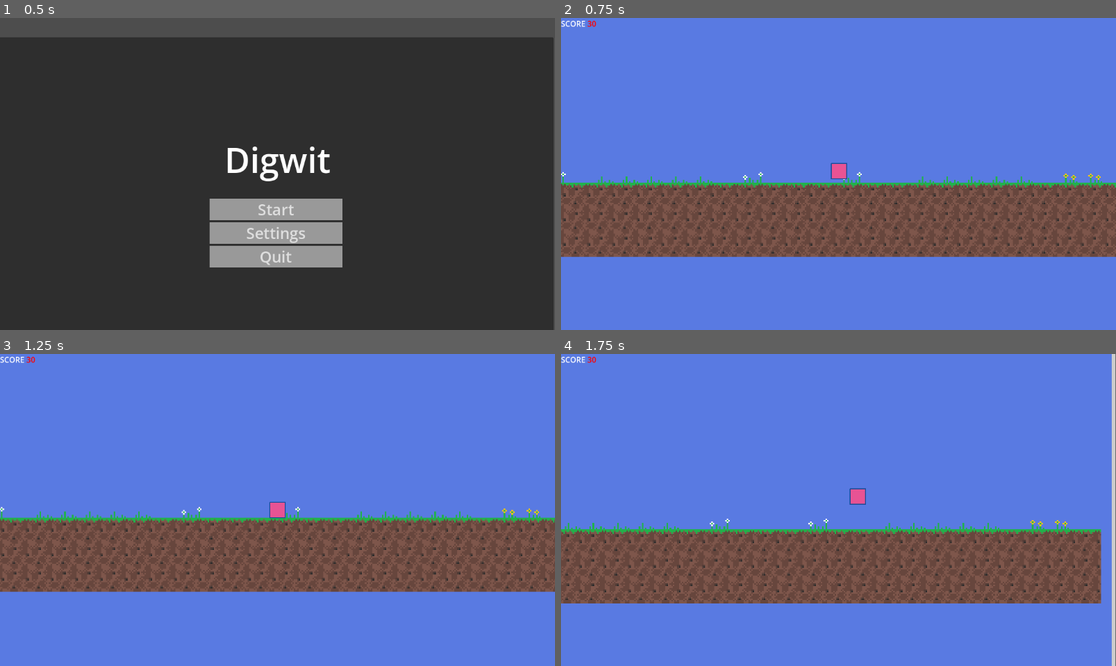
Above: before the commit, frames 1-4 (two rows, left to right).
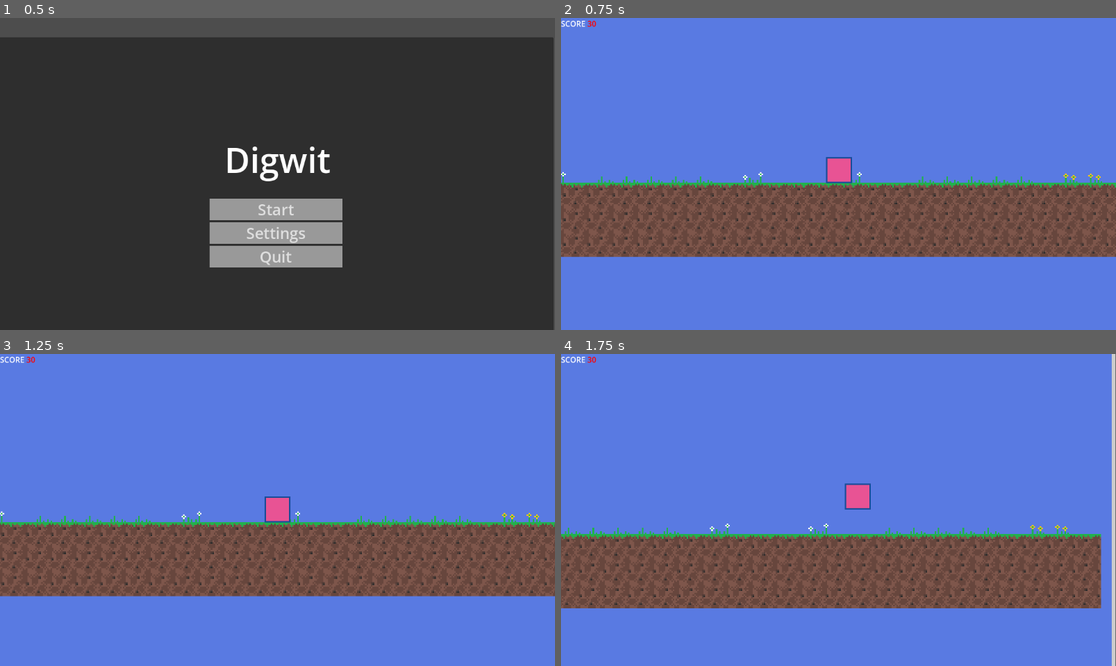
Above: after the commit, the same moments.

Repository: d-v-b/ld58
Game: Godot game, scene res://scenes/main_menu.tscn
The game is run twice, just before and just after one commit, with the same random seed, the same clock (stepped at 60 frames per second) and the same inputs.
Inputs (mouse positions are in pixels of both pictures, inside the frame that each line leads up to):
- Up to frame 1 (0.5 s): no input
- Up to frame 2 (0.75 s): click "Start" at 0.5 s
- Up to frame 3 (1.25 s): no input
- Up to frame 4 (1.75 s): move the mouse to (577, 363) at 1.27 s; hold Right (ui_right) from 1.28 s (still down); tap F (action_mine) at 1.35 s; tap Space (action_jump) at 1.52 s

Frame 1 is identical in both runs. In frame 2, 0.3% of the frame differs, in the area x 47-53%, y 44-54%; in frame 3, 5.9%; in frame 4, 5.9%, in the area x 0-98%, y 41-82%.

Commit message:
Cleanup
player was resizing its collision box
small refactor for block selection

Diff:
--- a/Collector/project.godot
+++ b/Collector/project.godot
@@ -56,6 +56,11 @@
 ]
 }
 
+[layer_names]
+
+2d_physics/layer_1="World"
+2d_physics/layer_10="Boundaries"
+
 [rendering]
 
 textures/canvas_textures/default_texture_filter=0
--- a/Collector/scenes/mining_block.tscn
+++ b/Collector/scenes/mining_block.tscn
@@ -1,10 +1,9 @@
-[gd_scene load_steps=4 format=3 uid="uid://swkim5fvj60i"]
+[gd_scene load_steps=3 format=3 uid="uid://swkim5fvj60i"]
 
-[ext_resource type="Texture2D" uid="uid://b6n2rcl8h75ym" path="res://assets/mining_block.png" id="1_46eo0"]
 [ext_resource type="Script" uid="uid://dtq5gci0j3xnb" path="res://scripts/mining_block.gd" id="1_hy1y5"]
 
 [sub_resource type="RectangleShape2D" id="RectangleShape2D_xy1sk"]
-size = Vector2(60, 60)
+size = Vector2(64, 64)
 
 [node name="MiningBlock" type="RigidBody2D"]
 input_pickable = true
@@ -12,19 +11,19 @@
 max_contacts_reported = 20
 script = ExtResource("1_hy1y5")
 
-[node name="CollisionShape2D" type="CollisionShape2D" parent="."]
-position = Vector2(0, 1)
-shape = SubResource("RectangleShape2D_xy1sk")
-
-[node name="Sprite2D" type="Sprite2D" parent="."]
-texture = ExtResource("1_46eo0")
+[node name="Polygon2D" type="Polygon2D" parent="."]
+color = Color(0.36078432, 0.23921569, 1, 1)
+polygon = PackedVector2Array(-32, 32, 32, 32, 32, -32, -32, -32)
 
 [node name="Overlay" type="Line2D" parent="."]
 visible = false
-points = PackedVector2Array(30, 31, -30, 31, -30, -29, 30, -29)
+points = PackedVector2Array(32, 32, -32, 32, -32, -32, 32, -32)
 closed = true
-width = 2.0
+width = 4.0
 default_color = Color(0.41960785, 0.8901961, 0.63529414, 1)
+
+[node name="CollisionShape2D" type="CollisionShape2D" parent="."]
+shape = SubResource("RectangleShape2D_xy1sk")
 
 [connection signal="destroy" from="." to="." method="_on_destroy"]
 [connection signal="input_event" from="." to="." method="_on_input_event"]
--- /dev/null
+++ b/Collector/scenes/mining_block_selector.tscn
@@ -0,0 +1,6 @@
+[gd_scene load_steps=2 format=3 uid="uid://26fueigt1juq"]
+
+[ext_resource type="Script" uid="uid://chyub5hsxitoj" path="res://scripts/mining_block_selector.gd" id="1_m8c80"]
+
+[node name="MiningBlockSelector" type="Node2D"]
+script = ExtResource("1_m8c80")
--- a/Collector/scenes/player.tscn
+++ b/Collector/scenes/player.tscn
@@ -1,24 +1,29 @@
-[gd_scene load_steps=4 format=3 uid="uid://cgohnh6jevo5g"]
+[gd_scene load_steps=5 format=3 uid="uid://cgohnh6jevo5g"]
 
 [ext_resource type="Script" uid="uid://chmfrm6bvpxm1" path="res://scripts/player.gd" id="1_t5m8q"]
 [ext_resource type="PackedScene" uid="uid://cm5fktnx76hjo" path="res://scenes/mining_direction.tscn" id="2_g2els"]
+[ext_resource type="PackedScene" uid="uid://26fueigt1juq" path="res://scenes/mining_block_selector.tscn" id="3_qhqgy"]
 
 [sub_resource type="RectangleShape2D" id="RectangleShape2D_3vyb7"]
-size = Vector2(44, 44)
+size = Vector2(64, 64)
 
 [node name="Player" type="CharacterBody2D"]
 script = ExtResource("1_t5m8q")
 
+[node name="PlayerVisual" type="Polygon2D" parent="."]
+color = Color(0.91162574, 0.32836854, 0.5839771, 1)
+polygon = PackedVector2Array(-32, -32, 32, -32, 32, 31, -32, 31)
+
+[node name="PlayerBorder" type="Line2D" parent="."]
+points = PackedVector2Array(-32, -32, 32, -32, 32, 32, -32, 32)
+closed = true
+width = 4.0
+default_color = Color(0.1, 0.3, 0.6, 1)
+
 [node name="CollisionShape2D" type="CollisionShape2D" parent="."]
 shape = SubResource("RectangleShape2D_3vyb7")
 
-[node name="PlayerVisual" type="Polygon2D" parent="."]
-color = Color(0.91162574, 0.32836854, 0.5839771, 1)
-polygon = PackedVector2Array(-20, -20, 20, -20, 20, 20, -20, 20)
+[node name="MiningDirection" parent="." node_paths=PackedStringArray("block_selector") instance=ExtResource("2_g2els")]
+block_selector = NodePath("../MiningBlockSelector")
 
-[node name="PlayerBorder" type="Line2D" parent="."]
-points = PackedVector2Array(-20, -20, 20, -20, 20, 20, -20, 20, -20, -20)
-width = 3.0
-default_color = Color(0.1, 0.3, 0.6, 1)
-
-[node name="MiningDirection" parent="." instance=ExtResource("2_g2els")]
+[node name="MiningBlockSelector" parent="." instance=ExtResource("3_qhqgy")]
--- a/Collector/scripts/mining_block.gd
+++ b/Collector/scripts/mining_block.gd
@@ -19,7 +19,6 @@
 
 func reduce_health(value: int = 1):
 	health -= value
-	print("Mining block with health:", health)
 	if health <= 0:
 		destroy.emit()
 
--- /dev/null
+++ b/Collector/scripts/mining_block_selector.gd
@@ -0,0 +1,16 @@
+extends Node
+
+class_name MiningBlockSelector
+
+var _current: MiningBlock
+var current: MiningBlock:
+	get:
+		return _current
+	set(block):
+		if block == _current:
+			return
+		if _current:
+			_current.selected(false)
+		if block:
+			block.selected(true)
+		_current = block
--- a/Collector/scripts/mining_direction.gd
+++ b/Collector/scripts/mining_direction.gd
@@ -1,27 +1,13 @@
 extends RayCast2D
 
 @export var mining_length: int = 100
-
-var bob
-
-var _currently_selected_block: MiningBlock
-var currently_selected_block: MiningBlock:
-	get:
-		return _currently_selected_block
-	set(block):
-		if block == _currently_selected_block:
-			return
-		if _currently_selected_block:
-			_currently_selected_block.selected(false)
-		if block:
-			block.selected(true)
-		_currently_selected_block = block
+@export var block_selector: MiningBlockSelector
 
 func _process(delta: float) -> void:
 	var mouse_pos := get_local_mouse_position()
 	target_position = mouse_pos.normalized() * mining_length
 	var collider := get_collider()
 	if collider and collider is MiningBlock:
-		currently_selected_block = collider
+		block_selector.current = collider
 	else:
-		currently_selected_block = null
+		block_selector.current = null
--- a/Collector/scripts/player.gd
+++ b/Collector/scripts/player.gd
@@ -4,12 +4,6 @@
 @export var jump_velocity = -400.0
 
 var gravity = ProjectSettings.get_setting("physics/2d/default_gravity")
-
-func _ready():
-	var collision_shape = $CollisionShape2D
-	var rect_shape = RectangleShape2D.new()
-	rect_shape.size = Vector2(40, 40)
-	collision_shape.shape = rect_shape
 
 func _physics_process(delta):
 	if not is_on_floor():
@@ -19,8 +13,8 @@
 		velocity.y = jump_velocity
 
 	if Input.is_action_just_pressed("action_mine"):
-		if $MiningDirection.currently_selected_block:
-			$MiningDirection.currently_selected_block.mine.emit()
+		if $MiningBlockSelector.current:
+			$MiningBlockSelector.current.mine.emit()
 
 	handle_input()
 	move_and_slide()
Binary file removed: Collector/assets/mining_block.png
Not shown, removed: Collector/assets/mining_block.png.import
Not shown, added: Collector/scripts/mining_block_selector.gd.uid
